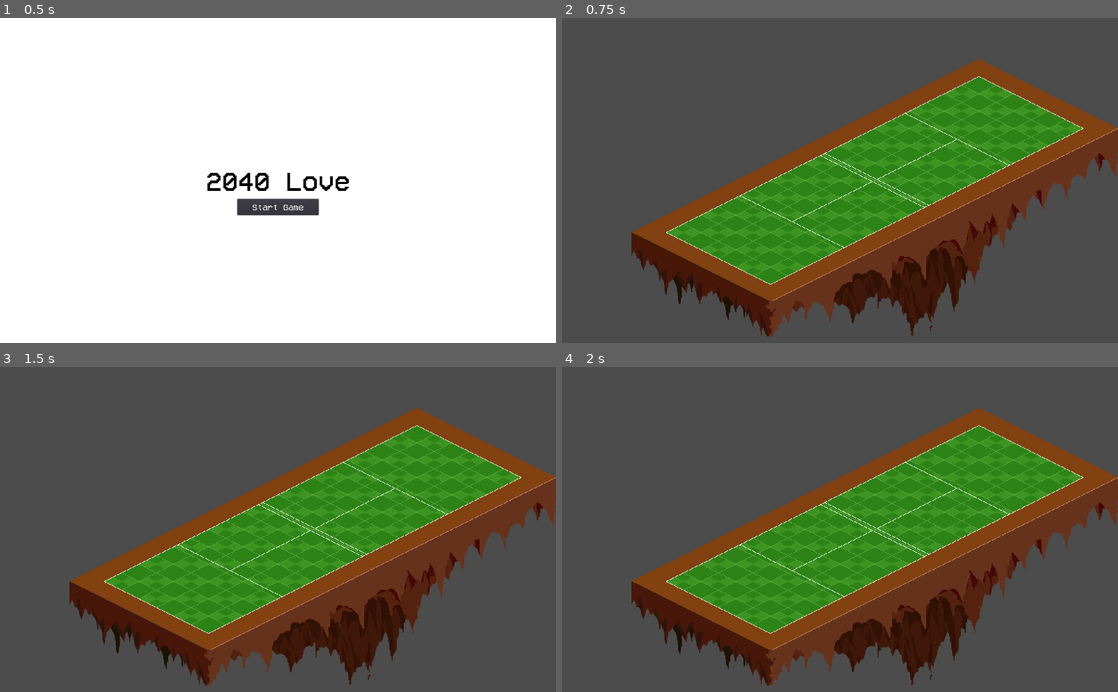
Above: before the commit, frames 1-4 (two rows, left to right).
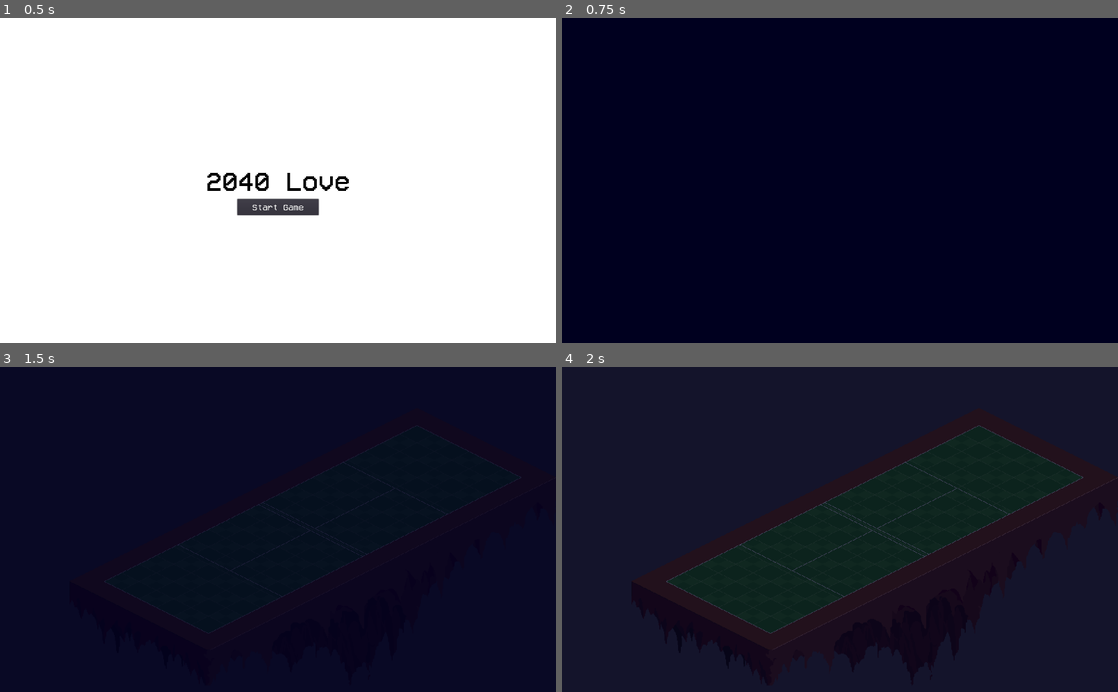
Above: after the commit, the same moments.

Repository: flarkminator/HF_01
Game: Godot game, scene res://Scenes/Interfaces/TitleScreen.tscn
The game is run twice, just before and just after one commit, with the same random seed, the same clock (stepped at 60 frames per second) and the same inputs. The engine's default icon, where the game draws it, is replaced by a stand-in: a white triangle on a blue panel in a dark square.
Inputs:
- Up to frame 1 (0.5 s): no input
- Up to frame 2 (0.75 s): click "Start Game" at 0.5 s
- Up to frame 3 (1.5 s): tap Enter (ui_accept) at 1.25 s; hold Right (ui_right) from 1.28 s (still down)
- Up to frame 4 (2 s): keep holding Right (ui_right); tap Enter (ui_accept) at 1.52 s

Frame 1 is identical in both runs. In frame 2, 100% of the frame differs, in the area x 0-100%, y 0-100%; in frame 3, 100%; in frame 4, 100%.

Commit message:
Ok, I've now cleaned this up even more. Now the scene loader is a lot more graceful, and the match now properly goes through its startup sequence. I also added a little screen fade to simulate an "intro" and then it goes into the "loop" and waits 5 seconds before ending.

Diff:
--- a/Scenes/Courts/CourtRoot.tscn
+++ b/Scenes/Courts/CourtRoot.tscn
@@ -1,10 +1,24 @@
 [gd_scene load_steps=3 format=2]
 
-[ext_resource path="res://Scripts/CourtRoot.gd" type="Script" id=1]
-[ext_resource path="res://icon.png" type="Texture" id=2]
+[ext_resource path="res://icon.png" type="Texture" id=1]
+
+[sub_resource type="Animation" id=1]
+resource_name = "Fade"
+length = 4.0
+tracks/0/type = "value"
+tracks/0/path = NodePath(".:color")
+tracks/0/interp = 1
+tracks/0/loop_wrap = true
+tracks/0/imported = false
+tracks/0/enabled = true
+tracks/0/keys = {
+"times": PoolRealArray( 0, 0.5, 4 ),
+"transitions": PoolRealArray( 1, 1, 1 ),
+"update": 0,
+"values": [ Color( 0, 0, 0.12549, 1 ), Color( 0, 0, 0.12549, 1 ), Color( 0, 0, 0.12549, 0 ) ]
+}
 
 [node name="CourtRoot" type="Node2D"]
-script = ExtResource( 1 )
 
 [node name="Level_Container" type="Node" parent="."]
 
@@ -14,7 +28,17 @@
 visible = false
 modulate = Color( 0.0745098, 0.968627, 0.192157, 1 )
 position = Vector2( 236.118, 306.716 )
-texture = ExtResource( 2 )
+texture = ExtResource( 1 )
+
+[node name="ScreenOverlay" type="ColorRect" parent="Intro_Container"]
+anchor_right = 1.0
+anchor_bottom = 1.0
+margin_right = -1024.0
+margin_bottom = -600.0
+color = Color( 0, 0, 0.12549, 1 )
+
+[node name="AnimationPlayer_ScreenFade" type="AnimationPlayer" parent="Intro_Container/ScreenOverlay"]
+anims/Fade = SubResource( 1 )
 
 [node name="Outtro_Container" type="Node" parent="."]
 
--- a/Scripts/CourtRoot.gd
+++ /dev/null
@@ -1,5 +0,0 @@
-extends Node2D
-
-func _ready():
-	print("Court root is ready, start match")
-	GM_Match.match_start()
--- a/Scripts/GM_Match.gd
+++ b/Scripts/GM_Match.gd
@@ -10,11 +10,14 @@
 var _tennis_ball_asset = preload("res://Scenes/TennisBall.tscn")
 var _tennis_ball = _tennis_ball_asset.instance()
 var _player = preload("res://Scenes/Player.tscn").instance()
+var _root_scene = preload("res://Scenes/Courts/CourtRoot.tscn")
 var _opponent = ""
 var _map = ""
+var _match_done = false
 
 var time_step = 0.01 # In seconds
 
+signal match_intro_finished()
 
 func _ready():
 	pass
@@ -43,14 +46,34 @@
 	context before we can really begin loading in the court level.
 	"""
 
-	# Load the root scene (this should lock the main thread until it's done loading?)
-	Global_SceneLoader.goto_scene_path("res://Scenes/Courts/CourtRoot.tscn")
+	# Set local variables
+	_opponent = opponent
+	_map = level
+	_match_done = false
 
-	# Set the opponent
-	_opponent = opponent
+	# Request the root scene to be loaded, and then wait for it to be loaded
+	Global_SceneLoader.goto_scene_packed(_root_scene)
+	yield(Global_SceneLoader, "scene_set_as_current")
 
-	# Set the map to eventually load
-	_map = level
+	match_load_assets()
+	match_loop()
+
+
+func match_load_assets():
+	"""
+	This is where we load in all of the actual assets for this
+	match. We can assume the 'root court scene' has already been loaded, as it
+	is the one that calls this function.
+	A match has a single root scene that is shared by all matches. Under this
+	scene we load, as children, the art and gameplay assets. This is done
+	because most 'tennis courts' share a bunch of similar gameplay features
+	and this allows them all to share a common root scene.
+	"""
+
+	# Load in the actual art level.
+	var level_container_node = get_tree().current_scene.get_node("Level_Container")
+	level_container_node.add_child(load(_map).instance())
+	print("match assets loaded")
 
 
 func match_loop():
@@ -60,30 +83,24 @@
 	end match flow.
 	"""
 	match_intro()
-	print("match loop")
+
+	yield(self, "match_intro_finished")
+	while not _match_done:
+		print("match loop")
+		yield(get_tree().create_timer(5.0), "timeout")
+		print("match loop")
+		_match_done = true
+
 	match_end()
 
 
 func match_intro():
-	print("match intro")
-
-
-func match_start():
-	"""
-	The start of a match is where we load in all of the actual assets for this
-	match. We can assume the 'root court scene' has already been loaded, as it
-	is the one that calls this function.
-	A match has a single root scene that is shared by all matches. Under this
-	scene we load, as children, the art and gameplay assets. This is done
-	because most 'tennis courts' share a bunch of similar gameplay features
-	and this allows them all to share a common root scene.
-	"""
-
-	# Load in the actual art level.
-	var current_scene = get_tree().current_scene
-	current_scene.add_child_below_node(current_scene.get_node("Level_Container"), load(_map).instance())
-	print("match start")
-	match_loop()
+	print("match intro start")
+	var AnimPlayer = get_tree().current_scene.find_node("AnimationPlayer_ScreenFade")
+	AnimPlayer.play("Fade")
+	yield(AnimPlayer, "animation_finished")
+	print("match intro done")
+	emit_signal("match_intro_finished")
 
 
 func match_pause():
--- a/Scripts/Global_SceneLoader.gd
+++ b/Scripts/Global_SceneLoader.gd
@@ -1,15 +1,7 @@
 extends Node
-
 
 signal scene_instanced( scene )
 signal scene_set_as_current()
-
-#func _ready():
-#	var root = get_tree().get_root()
-#
-#	# Global scripts are also children of root, so the last child of root is
-#	# always the loaded scene.
-#	current_scene = root.get_child(root.get_child_count() - 1)
 
 
 func goto_scene_path(target_scene_path, params = null):
@@ -65,7 +57,6 @@
 
 
 func _set_as_current( new_scene ):
-	print( "getting here" )
 	get_tree().set_current_scene( new_scene )
 	assert( get_tree().current_scene == new_scene )
 	emit_signal( "scene_set_as_current" )
@@ -77,32 +68,3 @@
 
 func _get_node_from_pack(packed_scene):
 	return packed_scene.instance() if packed_scene.can_instance() else null
-
-#
-#func goto_scene(path):
-#	"""
-#	This function will usually be called from a signal callback, or some other
-#	function in the current scene. Deleting the current scene at this point is
-#	a bad idea, because it may still be executing code. This will result in a
-#	crash or unexpected behavior.
-#	The solution is to defer the load to a later time, when we can be sure that
-#	no code from the current scene is runing.
-#	"""
-#
-#	call_deferred("_deferred_goto_scene", path)
-#
-#
-#func _deferred_goto_scene(path):
-#	# It is now safe to remove the current scene
-#	current_scene.free()
-#
-#	# Load the new scene and instanciate it.
-#	current_scene = ResourceLoader.load(path).instance()
-#
-#
-#
-#	# Add it to the active scene, as a child of root
-#	get_tree().get_root().add_child(current_scene) # _ready() is called here!!!!!!!!
-#
-#	# Make it compatible with SceneTree.change_scene() API ?
-#	get_tree().set_current_scene(current_scene)
Not shown: 1 places in Scenes/Courts/CourtRoot.tscn that only renumber resources
